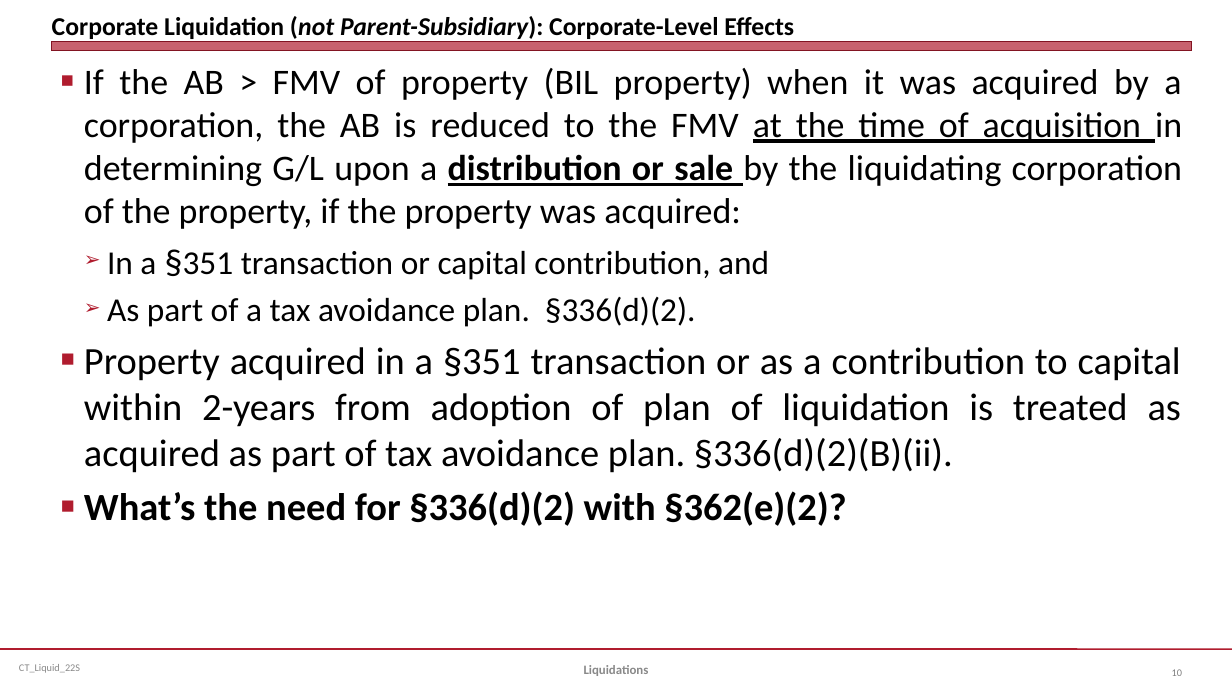
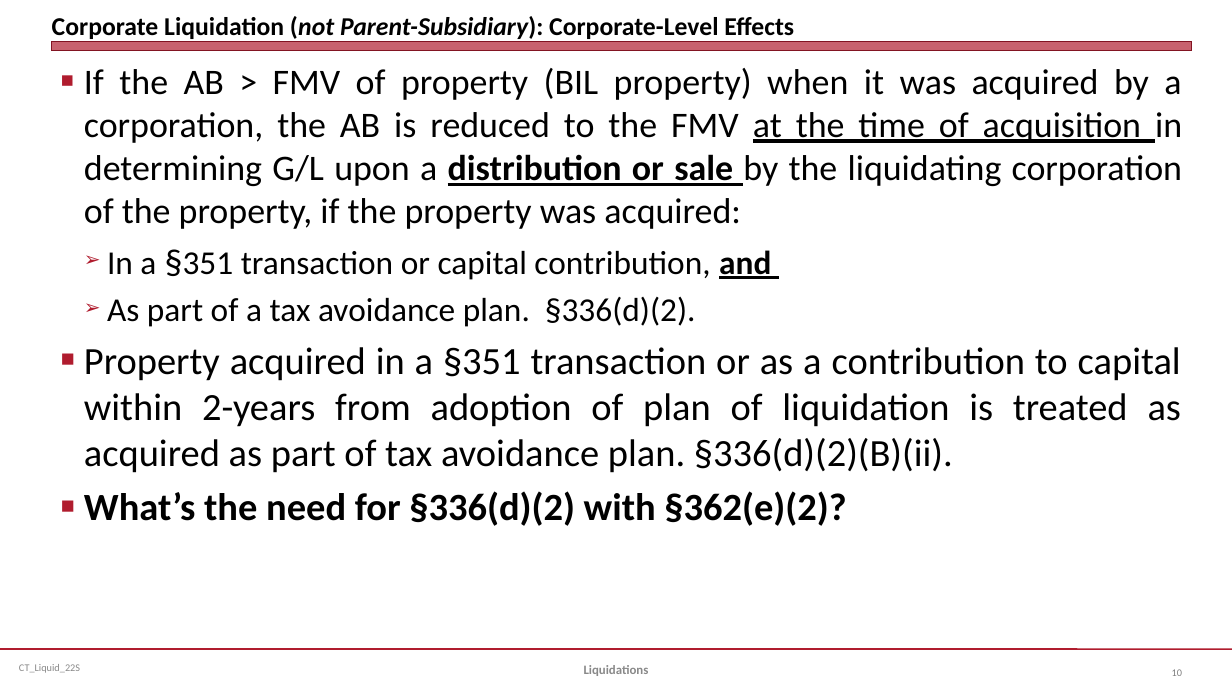
Before and after one commit to jmc877/Corporate-Tax, a slide deck: slide 10 of slides/CT_Liquid_22S.pptx. Drawn at 1232x693 pixels with LibreOffice and Linux fonts; fonts in the diff are those of the drawing. Boxes give left, top, right and bottom in pixels: in the first picture for what was removed or moved away, otherwise in the second. Text is boxed around its words. In the diff, an @@ line names an element or a change of style, - is before the commit and + after.

```diff
--- a/slides/CT_Liquid_22S.pptx
+++ b/slides/CT_Liquid_22S.pptx
@@ text at box(107, 250, 771, 280): bold on, underline on in "and" @@
```
Also in this commit, not shown: 2 other slides changed, 5 other files.
